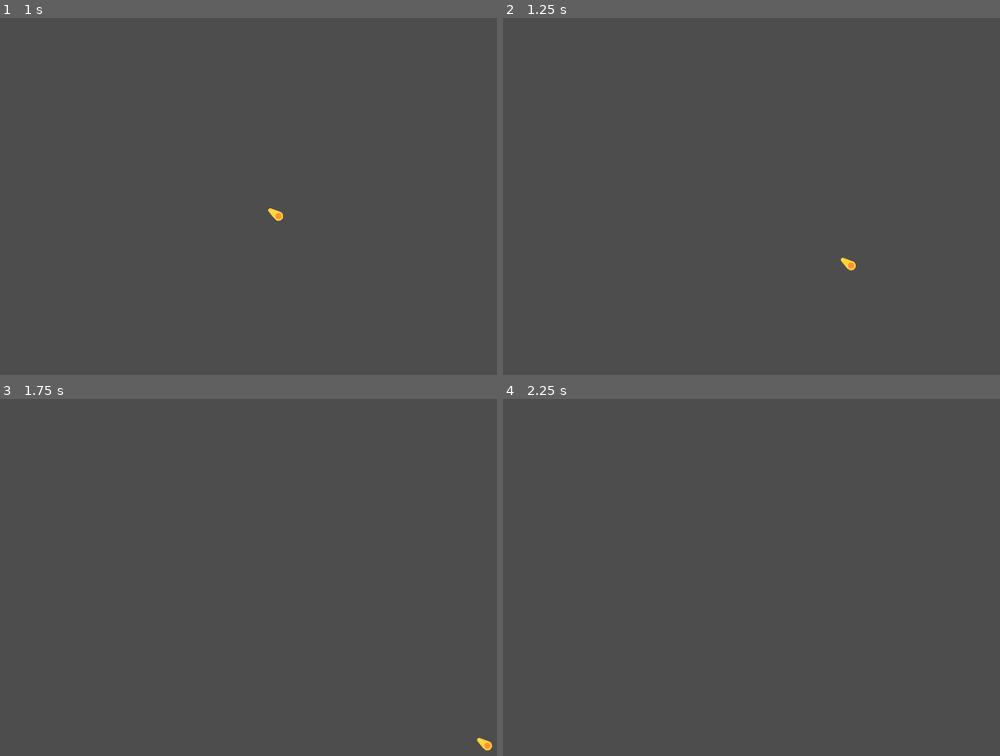
Above: before the commit, frames 1-4 (two rows, left to right).
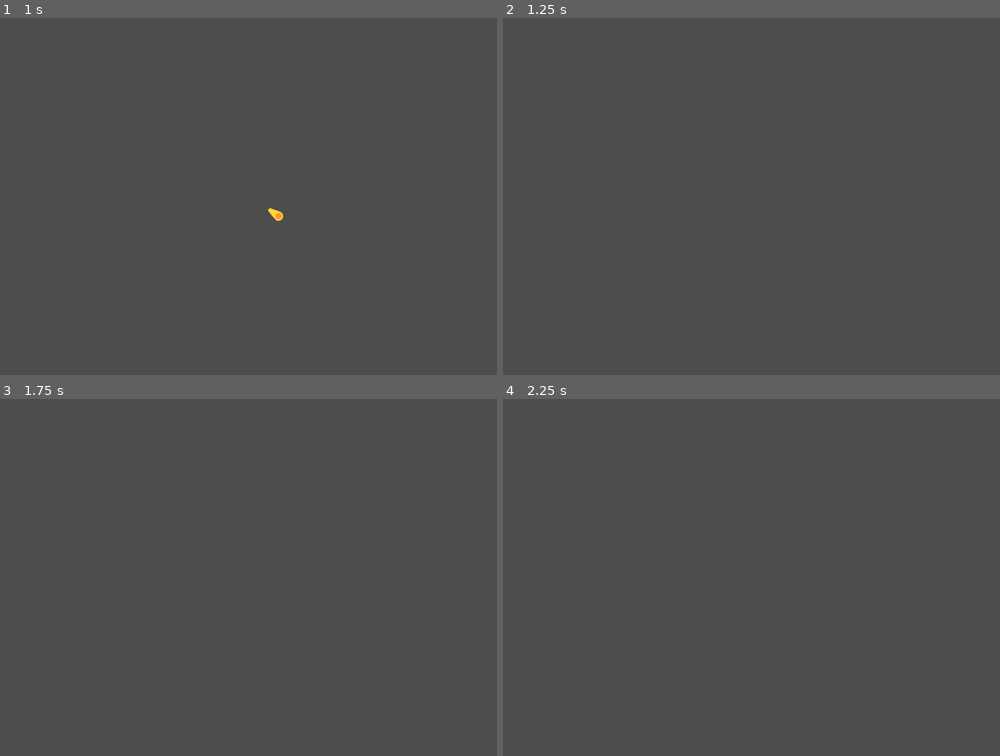
Above: after the commit, the same moments.

Repository: ryguyroberts/2DVampSurv
Game: Godot game, scene res://bullet.tscn
Same seed, same stepped clock (60 frames per second), same inputs: the game is played once before the commit and once after it. This scene is started directly instead of the project's main scene.
Inputs:
- Up to frame 1 (1 s): tap Enter at 0.5 s; hold D (move_right) from 0.53 s (still down)
- Up to frame 2 (1.25 s): keep holding D (move_right)
- Up to frame 3 (1.75 s): release D (move_right) at 1.28 s; hold S (move_down) from 1.28 s (still down)
- Up to frame 4 (2.25 s): release S (move_down) at 2.03 s; hold D (move_right) from 2.03 s (still down)

Frame 1 is identical in both runs. In frame 2, less than 0.1% of the frame differs, in the area x 67-71%, y 67-71%; in frame 3, less than 0.1%, in the area x 95-100%, y 94-99%; in frame 4, nothing differs.

Commit message:
add bullet body entered function

Diff:
--- a/Bullet.gd
+++ b/Bullet.gd
@@ -1,7 +1,21 @@
 extends Area2D
 
+var travelled_distance = 0
 
 func _physics_process(delta):
+	const SPEED = 1000
+	const RANGE = 1200
 	# Bullet Rotation
 	var direction = Vector2.RIGHT.rotated(rotation)
-	position += direction * 1000 * delta
+	position += direction * SPEED * delta
+
+	# Despawn after distance
+	travelled_distance += SPEED * delta
+	if travelled_distance > RANGE:
+		queue_free()
+
+
+func _on_body_entered(body):
+	queue_free()
+	if body.has_method("take_damage"):
+		body.take_damage()
--- a/bullet.tscn
+++ b/bullet.tscn
@@ -18,3 +18,5 @@
 
 [node name="CollisionShape2D" type="CollisionShape2D" parent="."]
 shape = SubResource("CircleShape2D_poel7")
+
+[connection signal="body_entered" from="." to="." method="_on_body_entered"]
